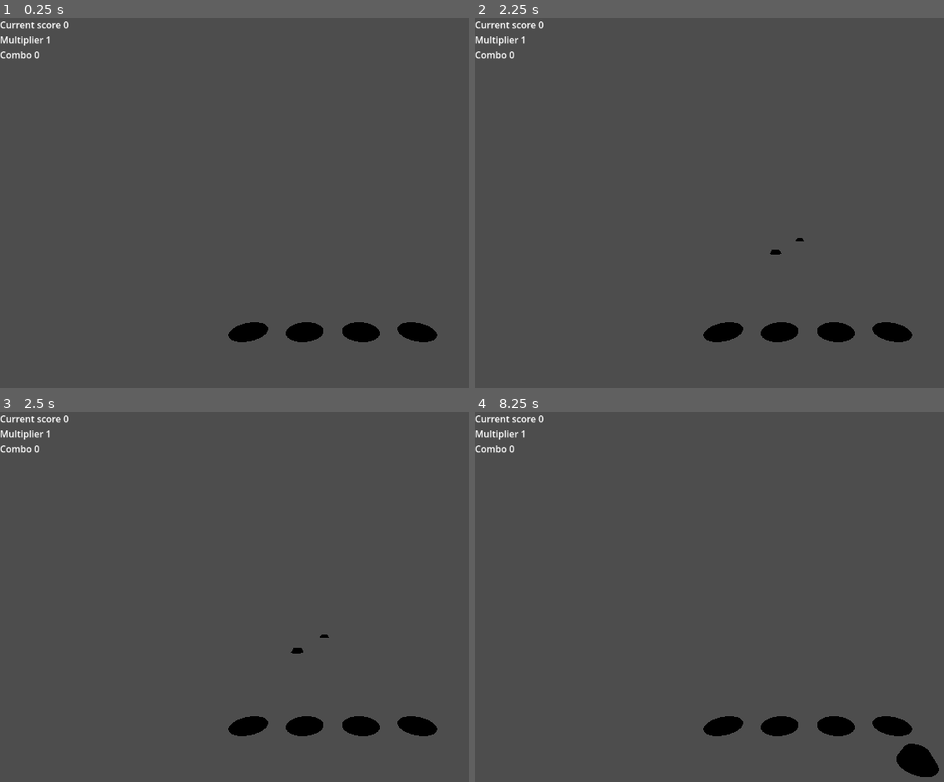
Above: before the commit, frames 1-4 (two rows, left to right).
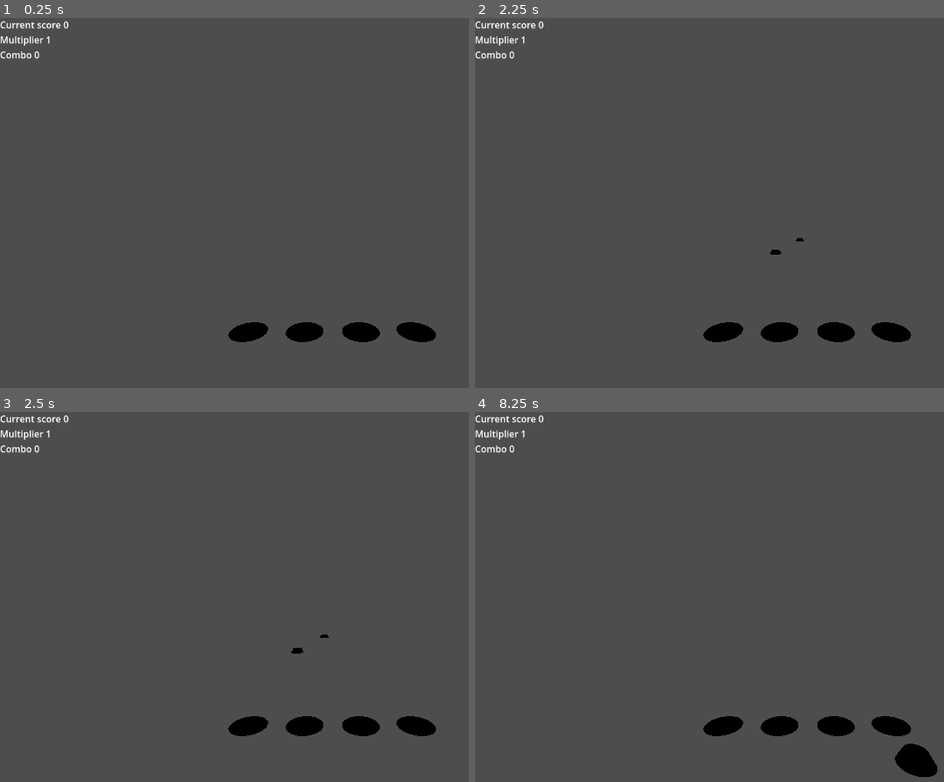
Above: after the commit, the same moments.

Repository: sendoestudio/guitarrada
Game: Godot game, scene res://example_scene.tscn
Two runs of this game, one before a commit and one after it. Both use one fixed random seed, a clock stepped at 60 frames per second and the inputs below. The project has no main scene, so this scene is started directly.
Inputs:
- Up to frame 1 (0.25 s): no input
- Up to frame 2 (2.25 s): tap Enter at 0.5, 2 s; tap Space at 1.25 s
- Up to frame 3 (2.5 s): no input
- Up to frame 4 (8.25 s): no input

The runs differ from the first frame. In frame 1, less than 0.1% of the frame differs, in the area x 84-94%, y 82-88%; in frame 2, less than 0.1%; in frame 3, less than 0.1%; in frame 4, less than 0.1%, in the area x 84-99%, y 82-99%.

Commit message:
scoring improvement + audio playback

Diff:
--- a/default_format.json
+++ b/default_format.json
@@ -2,6 +2,7 @@
 	"bpm" : 120,
 	"start_offset" : 0,
 	"length" : 10,
+	"audio" : "res://_testing/2025012701 synapsis.wav",
 	"chart" : [
 		{
 			"track_index" : 0,
--- a/example_scene.tscn
+++ b/example_scene.tscn
@@ -5,13 +5,13 @@
 [ext_resource type="PackedScene" uid="uid://cxio0bbr3prnf" path="res://defaults/track.tscn" id="3_5xswu"]
 [ext_resource type="Script" uid="uid://bk8r8mshvyrve" path="res://scripts/ui_score_testing.gd" id="4_vqley"]
 
-[node name="Level" type="Node3D" node_paths=PackedStringArray("tracks")]
+[node name="Level" type="Node3D" node_paths=PackedStringArray("tracks", "audio_player")]
 script = ExtResource("1_5xswu")
 tracks = [NodePath("Track"), NodePath("Track2"), NodePath("Track3"), NodePath("Track4")]
 default_map = ExtResource("2_vqley")
 tracks_velocity = 6.0
 visibility_time_before_hit = 3.0
-multiplier_rules = Array[Vector2i]([Vector2i(2, 8), Vector2i(3, 16)])
+audio_player = NodePath("AudioStreamPlayer")
 
 [node name="Track" parent="." instance=ExtResource("3_5xswu")]
 transform = Transform3D(1, 0, 0, 0, 1, 0, 0, 0, 1, -2.25, 0, 0)
@@ -27,7 +27,7 @@
 main_color = Color(1, 0, 1, 1)
 
 [node name="Track4" parent="." instance=ExtResource("3_5xswu")]
-transform = Transform3D(1, 0, 0, 0, 1, 0, 0, 0, 1, 2.25, 0, 0)
+transform = Transform3D(1, 0, 0, 0, 1, 0, 0, 0, 1, 2.225, 0, 0)
 track_index = 3
 main_color = Color(0.13333334, 1, 1, 1)
 
@@ -51,3 +51,5 @@
 Combo: 0123"
 script = ExtResource("4_vqley")
 level = NodePath("../..")
+
+[node name="AudioStreamPlayer" type="AudioStreamPlayer" parent="."]
--- a/scripts/level.gd
+++ b/scripts/level.gd
@@ -10,14 +10,20 @@
 @export var visibility_time_before_hit : float = 4
 @export var visibility_time_after_hit : float = 1
 
-@export var before_error_margin : float = 0.05
-@export var after_error_margin : float = 0.05
-@export var min_points : int = 1
-@export var max_points : int = 10
-@export var continuous_point_per_second : int = 5
-@export var pointing_curve : Curve
+const before_error_margin : float = 0.05
+const after_error_margin : float = 0.05
+const min_points : int = 1
+const max_points : int = 10
+const continuous_point_per_second : int = 5
 
-@export var multiplier_rules : Array[Vector2i]
+#multiplier, amount of consecutive hits
+var multiplier_rules : Dictionary[int, int] = {
+	2 : 4,
+	3 : 8,
+	4 : 12
+}
+
+@export var audio_player : AudioStreamPlayer
 
 var cumulative_points : float
 
@@ -31,7 +37,8 @@
 var current_map
 
 var local_index_to_track_index : Dictionary[int, int]
-
+#var file_index_to_track_index : Dictionary[int, int]
+var local_index_to_file_index : Dictionary[int, int]
 #track index, time pointer
 var track_indexes : Dictionary[int, int]
 
@@ -39,12 +46,14 @@
 #track index, time left to hold
 var track_hold_timers : Dictionary[int, float]
 
+var has_audio_started : bool
+
 func _ready() -> void:
 
 	if default_map != null:
 		current_map = default_map.data
 
-
+	#verify tracks to see if indexes are valid
 	for i in tracks.size():
 		var track : Node3D = tracks[i]
 		if track == null:
@@ -52,12 +61,30 @@
 
 		track.set_track_props(tracks_velocity, visibility_time_before_hit, visibility_time_after_hit)
 		var current_track_index : int = track.track_index
+		var file_index : int = 0
 		for track_info in current_map.chart:
 			if track_info.track_index == current_track_index:
+				if local_index_to_track_index.has(current_track_index):
+					print("alert: more than one track with the same index, please check it out")
+					break
+
+				#file_index_to_track_index.set(file_index, current_track_index)
 				track.set_track_notes(track_info.times)
 				track_indexes.set(current_track_index, 0)
 				local_index_to_track_index.set(i, current_track_index)
+				local_index_to_file_index.set(i, file_index)
 				break
+			file_index += 1
+
+	if local_index_to_track_index.size() != tracks.size():
+		print("alert: the amount of tracks loaded diverge from the amount of existing tracks, please verify")
+
+	if "audio" in current_map:
+		var audio_file = load(current_map.audio)
+		if audio_player != null && audio_player.stream != null:
+			audio_player.stream = audio_file
+
+	has_audio_started = false
 
 	current_score = 0
 	current_combo = 0
@@ -67,20 +94,28 @@
 	current_time = -countdown_timer
 	Manager.is_playing = true
 
+	multiplier_rules.sort()
+	for mult in multiplier_rules:
+		print("m: " + str(mult) + " > " + str(multiplier_rules[mult]))
+
 func _process(delta: float) -> void:
 	current_time += delta
 	Manager.current_time = current_time
 
-	for i in current_map.chart.size():
-		verify_track(i, delta)
+	if current_time >= 0 && !has_audio_started:
+		has_audio_started = true
+		if audio_player != null:
+			audio_player.play(current_time)
 
-func verify_track(index, time_delta):
+	for i in local_index_to_track_index:
+		verify_track(local_index_to_file_index[i], local_index_to_track_index[i], delta)
+
+func verify_track(index, track_index, time_delta):
 
 
 	if current_map.chart.size() <= index || current_map.chart[index] == null:
 		return
 
-	var track_index = int(current_map.chart[index].track_index)
 	var button_name = "button_" + str(int(track_index))
 
 	if track_hold_timers.has(track_index) && track_hold_timers.get(track_index) > 0:
--- a/scripts/manager.gd
+++ b/scripts/manager.gd
@@ -4,3 +4,7 @@
 
 var current_time : float = -1
 var is_playing : bool = false
+
+
+var input_video_latency : float = 0
+var input_audio_latency : float = 0
Not shown, added: _testing/2025012701 synapsis.wav.import
Not shown, added: _testing/2025012701 synapsis.wav
